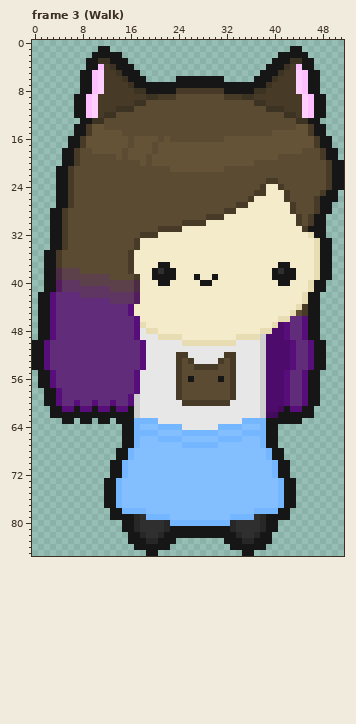
Edited in one commit: pixel-art file (Characters/Kathryn/Kathryn.ase). That is the earlier state.
52x86 pixels, 4 frames. Colours within 5 levels of each other are drawn and written as one. Shown: frame 3 (Walk). The commit also changed other frames, which this record leaves out.
Now the later version:
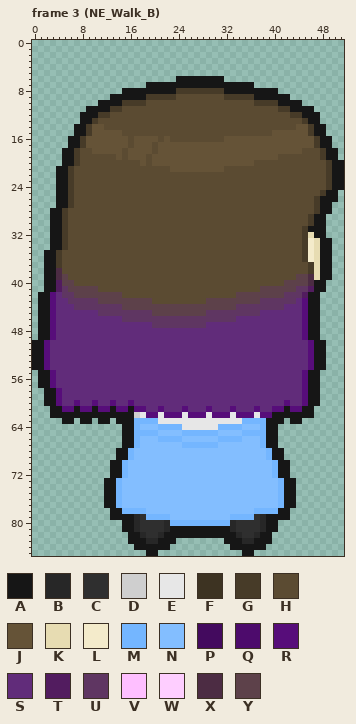
Palette (. is transparent): A #161616  B #272727  C #2f2f2f  D #cfcfcf  E #e7e7e7  F #3d3322  G #473b28  H #5b4b32  J #655337  K #e7dcb2  L #f4ebcb  M #74b6ff  N #83beff  P #430a5e  Q #4d0b6c  R #570d7a  S #612c7a  T #521c5f  U #5f3662  V #febfff  W #feceff  X #4c2c43  Y #5d414a
What changed:
Changed rows in their new state; - is an unchanged pixel.
Frame 3 (NE_Walk_B):
first column x 7:
 1 ----..------------------------------..----
 2 ---.....--------------------------.....---
 3 --.......------------------------.......--
 4 --........----------------------........--
 5 -..........--------------------..........-
 6 -...........------------------...........-
 7 -...........------------------...........-
 8 -.......AAAA------------------AAAA.......-
 9 ......AAAAAAGG--------------GGAAAAAA......
10 ....AAAA--GG------------------GG--AAAA....
11 ..AAAA-GHH----------------------HHG-AAAA..
12 .-AA-GH----------------------------HG-AA-.
13 ---GH--------------------------------HG---
first column x 5:
23 ----------------------------------HH------
24 ---------------------------------HHHH-----
25 --------------------------------HHHHHH----
26 -------------------------------HHHHHHH----
27 -----------------------------HHHHHHHHHH---
28 ---------------------------HHHHHHHHHHHH---
29 ------------------------HHHHHHHHHHHHHHHH--
30 --------------------HHHHHHHHHHHHHHHHHHHH--
31 ----------------HHHHHHHHHHHHHHHHHHHHHHHH--
32 -------------HHHHHHHHHHHHHHHHHHHHHHHHHHHG-
33 ------------HHHHHHHHHHHHHHHHHHHHHHHHHHHHG-
34 ------------HHHHHHHHHHHHHHHHHHHHHHHHHHHHG-
35 -----------HHHHHHHHHHHHHHHHHHHHHHHHHHHHHG-
36 -----------HHHHHHHHHHHHHHHHHHHHHHHHHHHHHG-
37 -----------HHHHHHHHHHHHHHHHHHHHHHHHHHHHHHG
38 HHH--------HHHHHHHHHHHHHHHHHHHHHHHHHHHHHHG
39 -HHHHHHH----HHHHHHHHHHHHHHHHHHHHHHHHHHHYYX
40 YYHHHHHHHHHHHHHHHHHHHHHHHHHHHHHHHHHHHYYYYX
41 -YYYYYHHHHHHHHHHHHHHHHHHHHHHHHHHHYYYYYYUUT
42 UUYYYYYYYYHHHHHHHHHHHHHHHHHHHYYYYYYYYUUUT-
43 -UUUUUYYYYYYYYYHHHHHHHHHYYYYYYYYYUUUUUUSR-
44 --UUUUUUUUYYYYYYYYYYYYYYYYYYYUUUUUUUUSSSR-
45 ------UUUUUUUUUYYYYYYYYYUUUUUUUUUSSSSSSSR-
46 ----------UUUUUUUUUUUUUUUUUUUSSSSSSSSS----
47 ------------SSSUUUUUUUUUSSSSSSSSSSSSSS----
48 ------------SSSSSSSSSSSSSSSSSSSSSSSSSS----
49 ------------SSSSSSSSSSSSSSSSSSSSSSSSSS----
50 -------------SSSSSSSSSSSSSSSSSSSSSSSSSS---
51 -------------SSSSSSSSSSSSSSSSSSSSSSSSSS---
52 -------------SSSSSSSSSSSSSSSSSSSSSSSSSS---
53 -------------SSSSSSSSSSSSSSSSSSSSSSSSSS---
54 -------------SSSSSSSSSSSSSSSSSSSSSSSSSS---
55 ------------SSSSSSSSSSSSSSSSSSSSSSSSSS----
56 ------------SSSSSSSSSSSSSSSSSSSSSSSSSS----
57 ------------SSSSSSSSSSSSSSSSSSSSSSSSSS----
58 ------------SSSSSSSSSSSSSSSSSSSSSSSSSS----
59 -----------SSSSSSSSSSSSSSSSSSSSSSSSSSS----
60 ------------SSSSSSSSSSSSSSSSSSSSSSSSS-----
61 ------------RRSSRSSSRSSSRSSSRSSSRSSRR-----
62 --------------RR-RRR-RRR-RRR-RRR-RRA------
63 -------------------------------------.----
